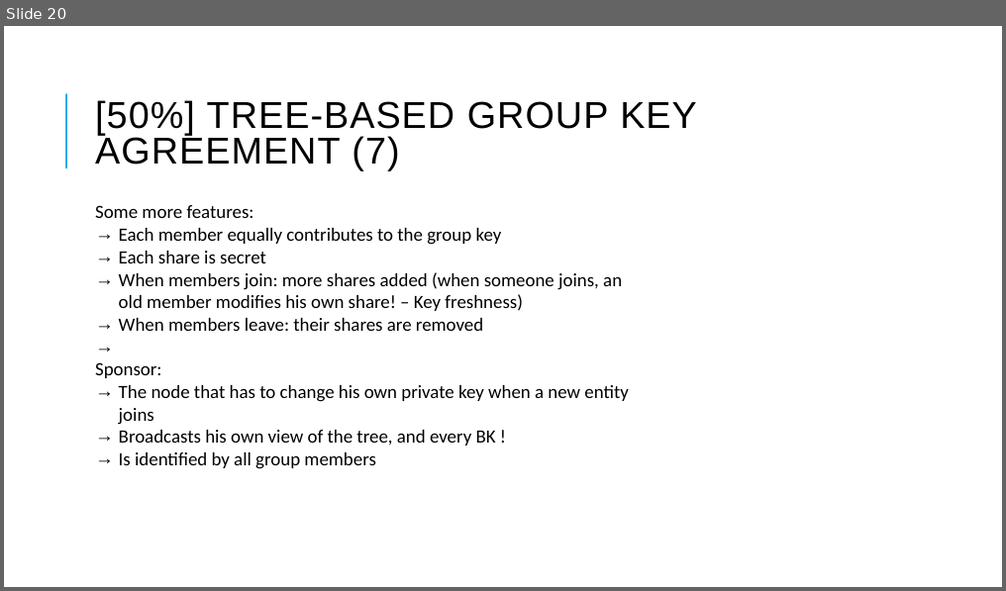
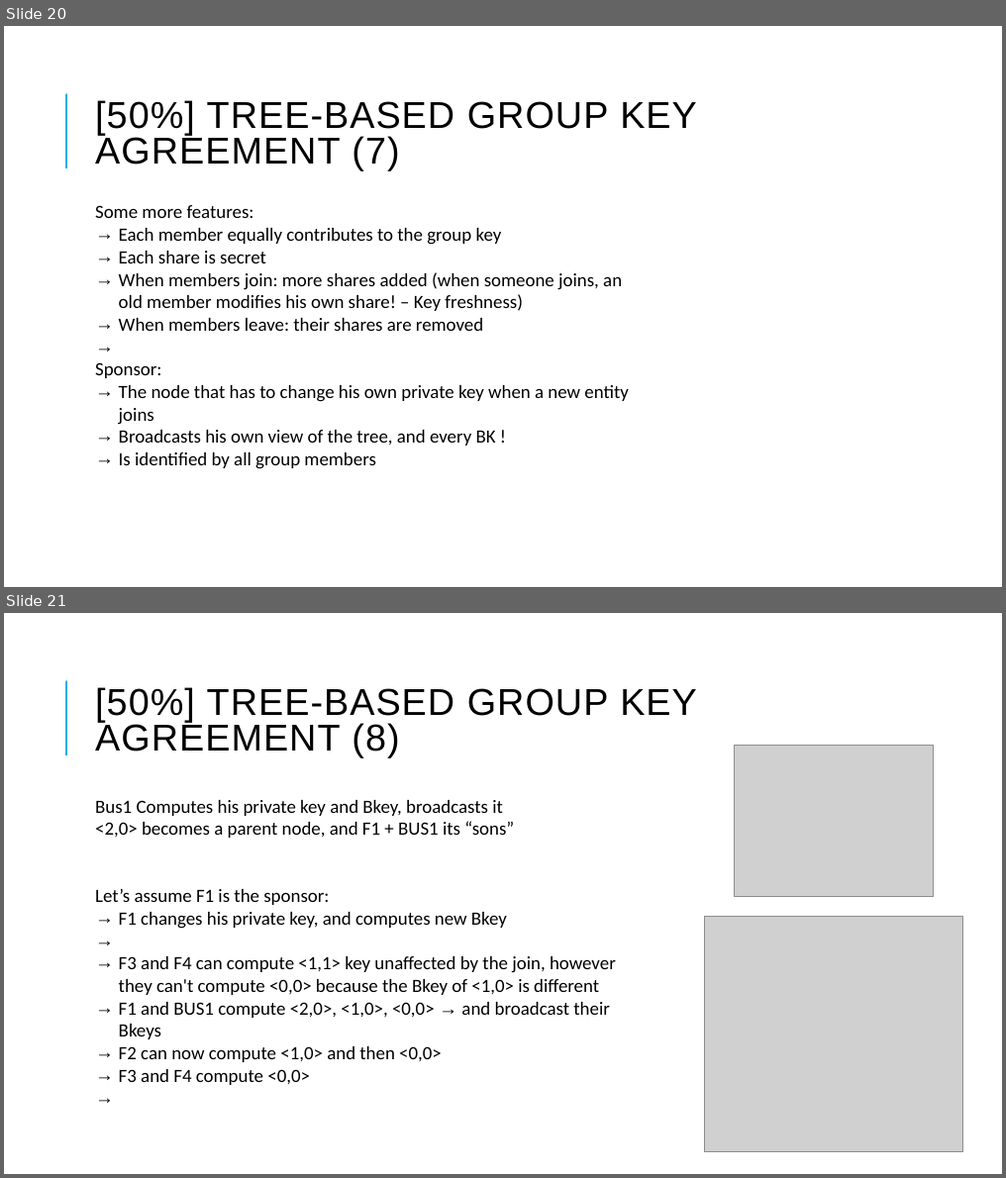
Before and after one commit to Joao-Quinta/travail_master, a slide deck: presentation/Presentation_20_03_2023.odp. Shown one above the other, each under a label of ours: slide 20 before the commit, slides 20 and 21 after it. The pictures are 1006x591 and 1006x1178 pixels, drawn with LibreOffice and Linux fonts; fonts in the diff are those of the drawing; grey boxes stand for pictures. Boxes give left, top, right and bottom in pixels: in the first picture for what was removed or moved away, otherwise in the second. Text is boxed around its words. In the diff, an @@ line names an element or a change of style, - is before the commit and + after.

```diff
--- a/presentation/Presentation_20_03_2023.odp
+++ b/presentation/Presentation_20_03_2023.odp
@@ slide 21 added at [4,613,1002,1174], background #FFFFFF; not listed: 1 template element that a slide beside it also shows @@
@@ title added at [95,687,697,758], 36 pt, text #000000 @@
+[50%] TREE-BASED GROUP KEY AGREEMENT (8)
@@ picture added at [734,746,934,897] @@
@@ text added at [95,800,616,1085], 18 pt, text #000000 @@
+Bus1 Computes his private key and Bkey, broadcasts it
+<2,0> becomes a parent node, and F1 + BUS1 its “sons”
+Let’s assume F1 is the sponsor:
+→ F1 changes his private key, and computes new Bkey
+→ F3 and F4 can compute <1,1> key unaffected by the join, however they can't compute <0,0> because the Bkey of <1,0> is different
+→ F1 and BUS1 compute <2,0>, <1,0>, <0,0> → and broadcast their Bkeys
+→ F2 can now compute <1,0> and then <0,0>
+→ F3 and F4 compute <0,0>
@@ picture added at [705,916,962,1152] @@
```
Also in this commit, not shown: 1 slide changed, 1 other slide added, 16 other files.
